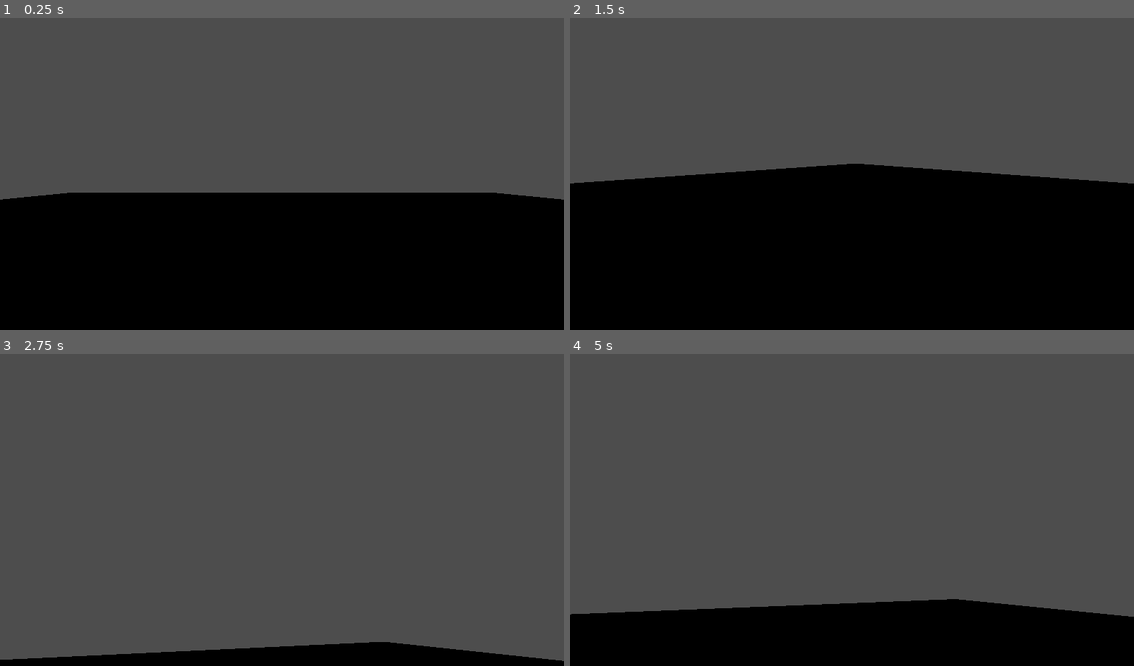
Above: before the commit, frames 1-4 (two rows, left to right).
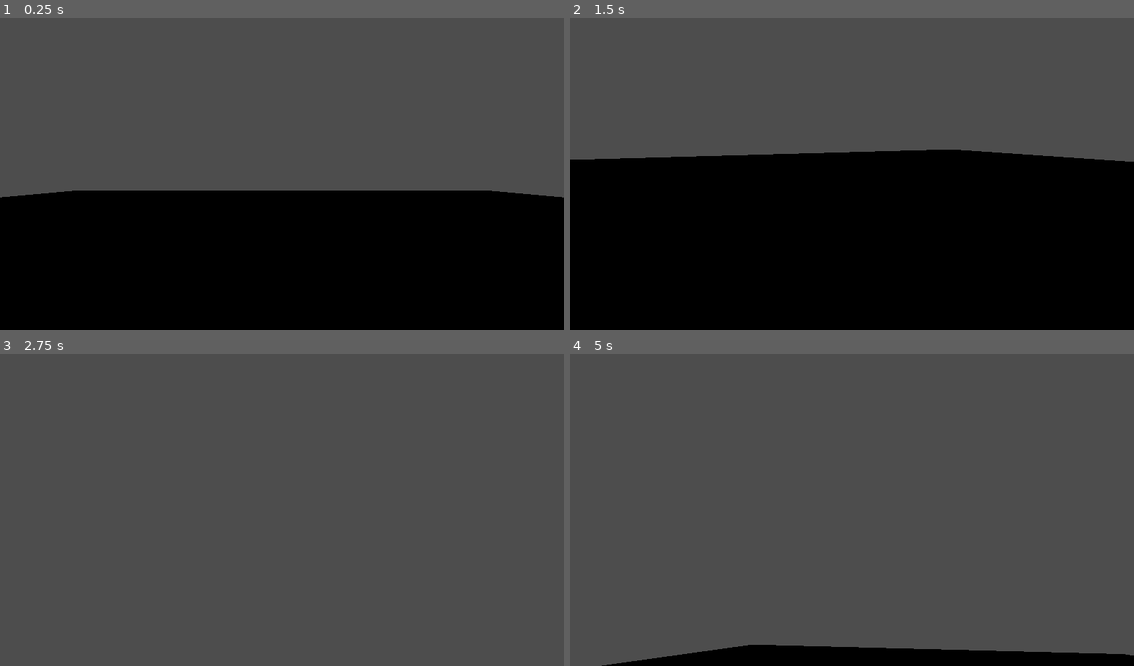
Above: after the commit, the same moments.

Repository: LKenny26/volcano-dash
Game: Godot game, scene res://main.tscn
Same seed, same stepped clock (60 frames per second), same inputs: the game is played once before the commit and once after it.
Inputs (mouse positions are in pixels of both pictures, inside the frame that each line leads up to):
- Up to frame 1 (0.25 s): no input
- Up to frame 2 (1.5 s): tap Enter (ui_accept) at 0.5, 0.77, 1.07 s; move the mouse to (976, 155) at 0.52 s; hold D (right, bound only after the commit) 0.53-1.28 s; hold Ctrl (crouch, bound only after the commit) 0.53-1.28 s; tap Shift (sprint, bound only after the commit) at 0.8, 1.35 s; move the mouse to (739, 186) at 1.27 s; hold S (backward, bound only after the commit) from 1.28 s (still down)
- Up to frame 3 (2.75 s): tap Enter (ui_accept) at 1.52, 1.55, 1.82, 2.1 s; move the mouse to (338, 438) at 2.02 s; release S (backward, bound only after the commit) at 2.03 s; hold D (right, bound only after the commit) from 2.03 s (still down); hold Ctrl (crouch, bound only after the commit) from 2.03 s (still down)
- Up to frame 4 (5 s): tap Enter (ui_accept) at 2.75, 3.02, 3.32, 3.77, 3.8, 4.07, 4.52, 4.82 s; move the mouse to (823, 572) at 2.77 s; release D (right, bound only after the commit) at 2.78 s; release Ctrl (crouch, bound only after the commit) at 2.78 s; hold W (forward, bound only after the commit) 2.78-3.53 s; tap Ctrl (crouch, bound only after the commit) at 2.85, 4.35 s; tap Shift (sprint, bound only after the commit) at 3.05 s; move the mouse to (1021, 556) at 3.52 s; hold Shift (sprint, bound only after the commit) 3.53-4.28 s; hold A (left, bound only after the commit) from 3.53 s (still down); move the mouse to (682, 460) at 4.27 s

The runs differ from the first frame. In frame 1, 0.7% of the frame differs, in the area x 0-100%, y 55-59%; in frame 2, 6.0%; in frame 3, 4.8%; in frame 4, 14%, in the area x 0-100%, y 78-100%.

Commit message:
change player from node3d to characterbody3d
- moves w/ WASD, shift (sprint), ctrl (crouch)
- control camera movement w/ mouse

Diff:
--- a/volcano-dash/Player.tscn
+++ b/volcano-dash/Player.tscn
@@ -1,22 +1,27 @@
-[gd_scene load_steps=4 format=3 uid="uid://cqd8d4gfj033r"]
+[gd_scene load_steps=5 format=3 uid="uid://b0qj5o4jtbi1l"]
 
 [ext_resource type="Script" path="res://player.gd" id="1_b6dl2"]
 
-[sub_resource type="CapsuleMesh" id="CapsuleMesh_6rplv"]
+[sub_resource type="CapsuleMesh" id="CapsuleMesh_kil6x"]
 
-[sub_resource type="CapsuleShape3D" id="CapsuleShape3D_siw6r"]
+[sub_resource type="CapsuleShape3D" id="CapsuleShape3D_k4g1w"]
 
-[node name="Player" type="Node3D"]
-transform = Transform3D(1, 0, 0, 0, 1, 0, 0, 0, 1, 0, 0.987175, 0)
+[sub_resource type="CapsuleShape3D" id="CapsuleShape3D_vx6lj"]
+
+[node name="Player" type="CharacterBody3D"]
 script = ExtResource("1_b6dl2")
 
-[node name="CharacterBody3D" type="CharacterBody3D" parent="."]
+[node name="MeshInstance3D" type="MeshInstance3D" parent="."]
+mesh = SubResource("CapsuleMesh_kil6x")
 
-[node name="MeshInstance3D" type="MeshInstance3D" parent="CharacterBody3D"]
-mesh = SubResource("CapsuleMesh_6rplv")
+[node name="StandingCollisionShape" type="CollisionShape3D" parent="."]
+shape = SubResource("CapsuleShape3D_k4g1w")
 
-[node name="CollisionShape3D" type="CollisionShape3D" parent="CharacterBody3D"]
-shape = SubResource("CapsuleShape3D_siw6r")
+[node name="CrouchingCollisionShape" type="CollisionShape3D" parent="."]
+shape = SubResource("CapsuleShape3D_vx6lj")
+disabled = true
 
-[node name="FIRST" type="Camera3D" parent="."]
-transform = Transform3D(1, 0, 0, 0, 1, 0, 0, 0, 1, 0, 0.674265, -0.498077)
+[node name="Head" type="Node3D" parent="."]
+
+[node name="Camera3D" type="Camera3D" parent="Head"]
+transform = Transform3D(1, 0, 0, 0, 1, 0, 0, 0, 1, 0, 0.453238, -0.0977201)
--- /dev/null
+++ b/volcano-dash/helper.gd
@@ -0,0 +1,11 @@
+extends Node3D
+
+
+# Called when the node enters the scene tree for the first time.
+func _ready() -> void:
+	pass # Replace with function body.
+
+
+# Called every frame. 'delta' is the elapsed time since the previous frame.
+func _process(delta: float) -> void:
+	pass
--- a/volcano-dash/main.tscn
+++ b/volcano-dash/main.tscn
@@ -1,6 +1,7 @@
-[gd_scene load_steps=4 format=3 uid="uid://dxwq12dx76gxo"]
+[gd_scene load_steps=5 format=3 uid="uid://dxwq12dx76gxo"]
 
-[ext_resource type="PackedScene" uid="uid://cqd8d4gfj033r" path="res://Player.tscn" id="1_rawy0"]
+[ext_resource type="PackedScene" uid="uid://b0qj5o4jtbi1l" path="res://Player.tscn" id="2_sjh21"]
+[ext_resource type="Script" path="res://player.gd" id="3_rjxo6"]
 
 [sub_resource type="BoxMesh" id="BoxMesh_yl4hc"]
 size = Vector3(32, 0.17, 32)
@@ -10,7 +11,9 @@
 
 [node name="Main" type="Node3D"]
 
-[node name="Player" parent="." instance=ExtResource("1_rawy0")]
+[node name="Player" parent="." instance=ExtResource("2_sjh21")]
+transform = Transform3D(1, 0, 0, 0, 1, 0, 0, 0, 1, 0, 1.05485, 0)
+script = ExtResource("3_rjxo6")
 
 [node name="Temp Floor" type="StaticBody3D" parent="."]
 
--- a/volcano-dash/player.gd
+++ b/volcano-dash/player.gd
@@ -1,17 +1,63 @@
-extends Node3D
+extends CharacterBody3D
 
-var sens = 0.2
+@onready var head = $Head
+@onready var standing_collision = $StandingCollisionShape
+@onready var crouching_collision = $CrouchingCollisionShape # disabled on start
 
-# Called when the node enters the scene tree for the first time.
+var curr_speed = 5.0 # will change based on if player is walking/sprinting/crouching
+const walk_speed = 5.0 # default speed
+const sprint_speed = 7.5 # speed when player sprints
+const crouch_speed = 3.0 # speed when player crouches
+const jump_velocity = 4.5
+const mouse_sense = 0.3 # mouse sensitivity
+var crouch_height = -0.75 # height camera will go down by while player is crouching
+var lerp_speed = 10.0 # helps "transition" between movements look smoother
+
 func _ready() -> void:
-	pass # Replace with function body.
+	Input.mouse_mode = Input.MOUSE_MODE_CAPTURED # "hides" mouse cursor so it can't be seen
 
-# Function to move camera around according to mouse movement
 func _input(event: InputEvent) -> void:
-		if event is InputEventMouseMotion:
-			rotate_y(deg_to_rad(-event.relative.x * sens))
-			$FIRST.rotate_x(deg_to_rad(-event.relative.y * sens))
+	if event is InputEventMouseMotion: # checks if player is moving mouse
+		rotate_y(-deg_to_rad(event.relative.x * mouse_sense)) # lets player move camera left and right
+		head.rotate_x(-deg_to_rad(event.relative.y * mouse_sense)) # lets player move camera up and down
+		head.rotation.x = clamp(head.rotation.x, deg_to_rad(-89), deg_to_rad(89)) # locks player rotation when looking up and down
 
-# Called every frame. 'delta' is the elapsed time since the previous frame.
-func _process(delta: float) -> void:
-	pass
+func _physics_process(delta: float) -> void:
+	# sets gravity
+	var gravity: float = ProjectSettings.get_setting("physics/3d/default_gravity")
+
+	# sets speed when player is crouching (player can't sprint while crouching)
+	if Input.is_action_pressed("crouch"):
+		curr_speed = crouch_speed
+		head.position.y = lerp(head.position.y, crouch_height, delta*lerp_speed)
+		standing_collision.disabled = true # turn off standing collision shape
+		crouching_collision.disabled = false # turn on crouching collision shape
+	# sets speed when player is sprinting/walking
+	else:
+		head.position.y = lerp(head.position.y, 0.0, delta*lerp_speed) # original camera height
+		standing_collision.disabled = false # turn on standing collision shape
+		crouching_collision.disabled = true # turn off crouching collision shape
+		if Input.is_action_pressed("sprint"):
+			curr_speed = sprint_speed
+		else:
+			curr_speed = walk_speed
+
+	if not is_on_floor():
+		velocity += get_gravity() * delta
+
+	# Handle jump.
+	if Input.is_action_just_pressed("ui_accept") and is_on_floor():
+		velocity.y = jump_velocity
+
+	# Get the input direction and handle the movement/deceleration.
+	# As good practice, you should replace UI actions with custom gameplay actions.
+	var input_dir := Input.get_vector("left", "right", "forward", "backward")
+	var direction := (transform.basis * Vector3(input_dir.x, 0, input_dir.y)).normalized()
+	if direction:
+		velocity.x = direction.x * curr_speed
+		velocity.z = direction.z * curr_speed
+	else:
+		velocity.x = move_toward(velocity.x, 0, curr_speed)
+		velocity.z = move_toward(velocity.z, 0, curr_speed)
+
+	move_and_slide()
--- a/volcano-dash/project.godot
+++ b/volcano-dash/project.godot
@@ -21,23 +21,33 @@
 
 [input]
 
-move_forward={
+forward={
 "deadzone": 0.5,
 "events": [Object(InputEventKey,"resource_local_to_scene":false,"resource_name":"","device":-1,"window_id":0,"alt_press …(192 unchanged characters)…
 ]
 }
-move_backward={
+backward={
 "deadzone": 0.5,
 "events": [Object(InputEventKey,"resource_local_to_scene":false,"resource_name":"","device":-1,"window_id":0,"alt_press …(192 unchanged characters)…
 ]
 }
-move_left={
+left={
 "deadzone": 0.5,
 "events": [Object(InputEventKey,"resource_local_to_scene":false,"resource_name":"","device":-1,"window_id":0,"alt_press …(191 unchanged characters)…
 ]
 }
-move_right={
+right={
 "deadzone": 0.5,
 "events": [Object(InputEventKey,"resource_local_to_scene":false,"resource_name":"","device":-1,"window_id":0,"alt_press …(192 unchanged characters)…
 ]
 }
+sprint={
+"deadzone": 0.5,
+"events": [Object(InputEventKey,"resource_local_to_scene":false,"resource_name":"","device":-1,"window_id":0,"alt_pressed":false,"shift_pressed":false,"ctrl_pressed":false,"meta_pressed":false,"pressed":false,"keycode":0,"physical_keycode":4194325,"key_label":0,"unicode":0,"location":0,"echo":false,"script":null)
+]
+}
+crouch={
+"deadzone": 0.5,
+"events": [Object(InputEventKey,"resource_local_to_scene":false,"resource_name":"","device":-1,"window_id":0,"alt_pressed":false,"shift_pressed":false,"ctrl_pressed":false,"meta_pressed":false,"pressed":false,"keycode":0,"physical_keycode":4194326,"key_label":0,"unicode":0,"location":0,"echo":false,"script":null)
+]
+}
